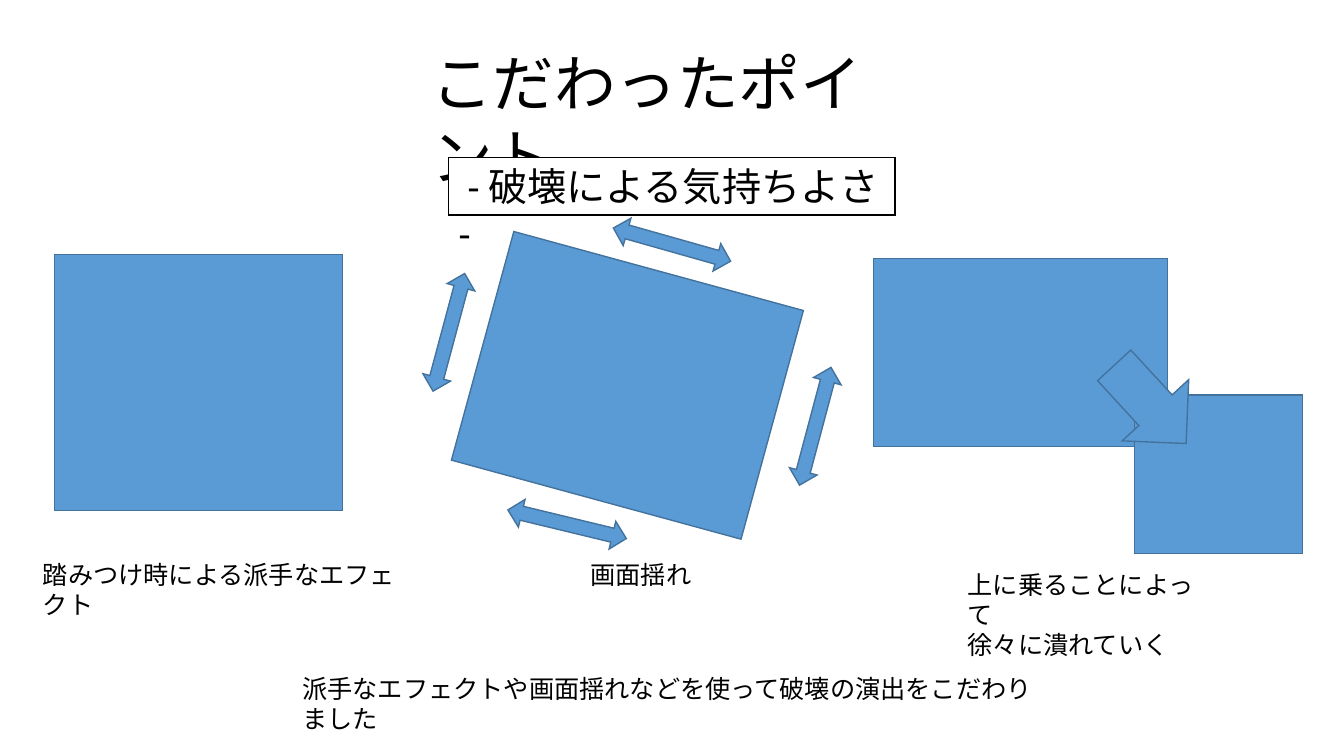
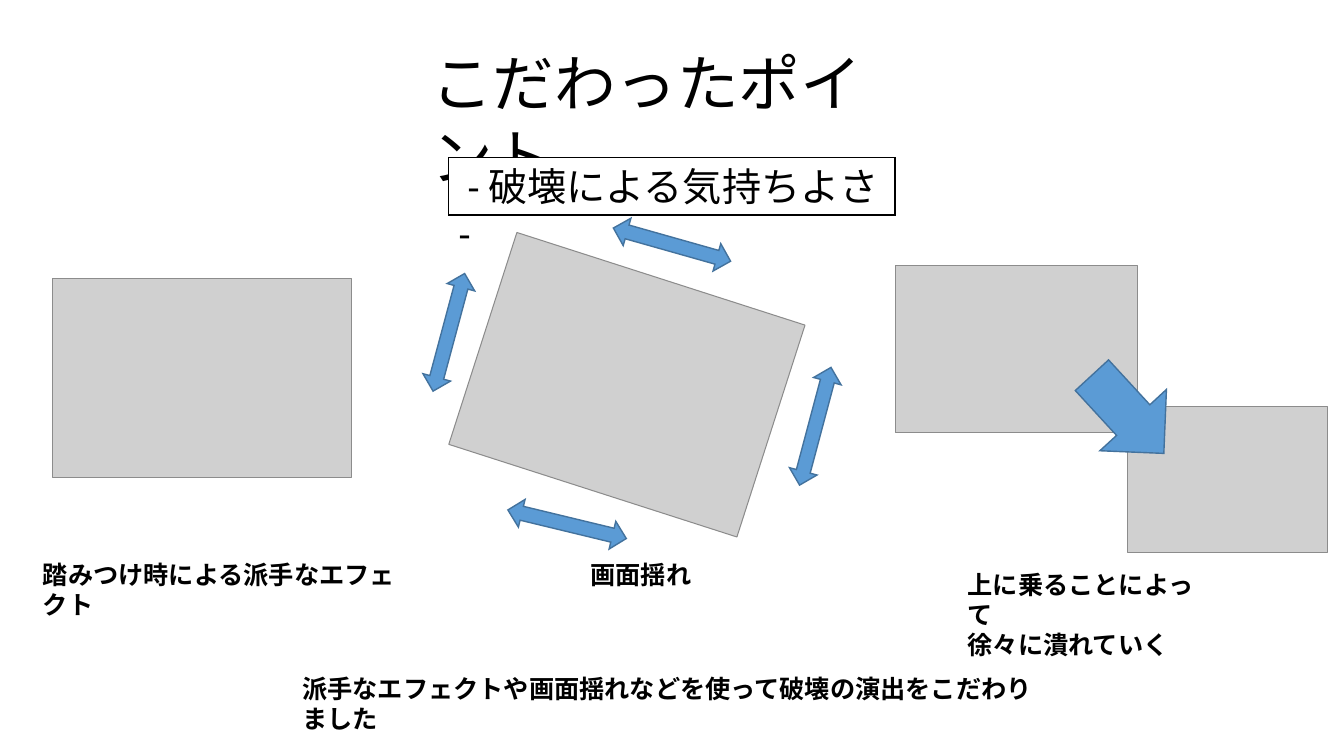
Before and after one commit to telrinrin02486/GameFile, a slide deck: slide 3 of asiman.pptx. Drawn at 1344x756 pixels with LibreOffice and Linux fonts; fonts in the diff are those of the drawing; grey boxes stand for pictures; background and template pictures are left out. Boxes give left, top, right and bottom in pixels: in the first picture for what was removed or moved away, otherwise in the second. Text is boxed around its words. In the diff, an @@ line names an element or a change of style, - is before the commit and + after.

```diff
--- a/asiman.pptx
+++ b/asiman.pptx
@@ picture added at (x1=449, y1=232, x2=805, y2=537) @@
@@ rectangle removed at (x1=452, y1=232, x2=804, y2=540) @@
@@ rectangle removed at (x1=54, y1=255, x2=343, y2=511) @@
@@ rectangle removed at (x1=874, y1=258, x2=1169, y2=447) @@
@@ picture added at (x1=895, y1=266, x2=1138, y2=434) @@
@@ picture added at (x1=52, y1=279, x2=352, y2=478) @@
@@ right arrow moved from (x1=1081, y1=335, x2=1219, y2=474) to (x1=1059, y1=345, x2=1197, y2=484) @@
@@ picture added at (x1=1128, y1=406, x2=1328, y2=553) @@
@@ rectangle removed at (x1=1135, y1=395, x2=1304, y2=554) @@
@@ bold on in 4 elements at (x1=302, y1=676, x2=1032, y2=701), (x1=43, y1=562, x2=395, y2=616), (x1=968, y1=572, x2=1194, y2=657), (x1=591, y1=562, x2=692, y2=587) @@
```
Also in this commit, not shown: 3 other slides changed.
